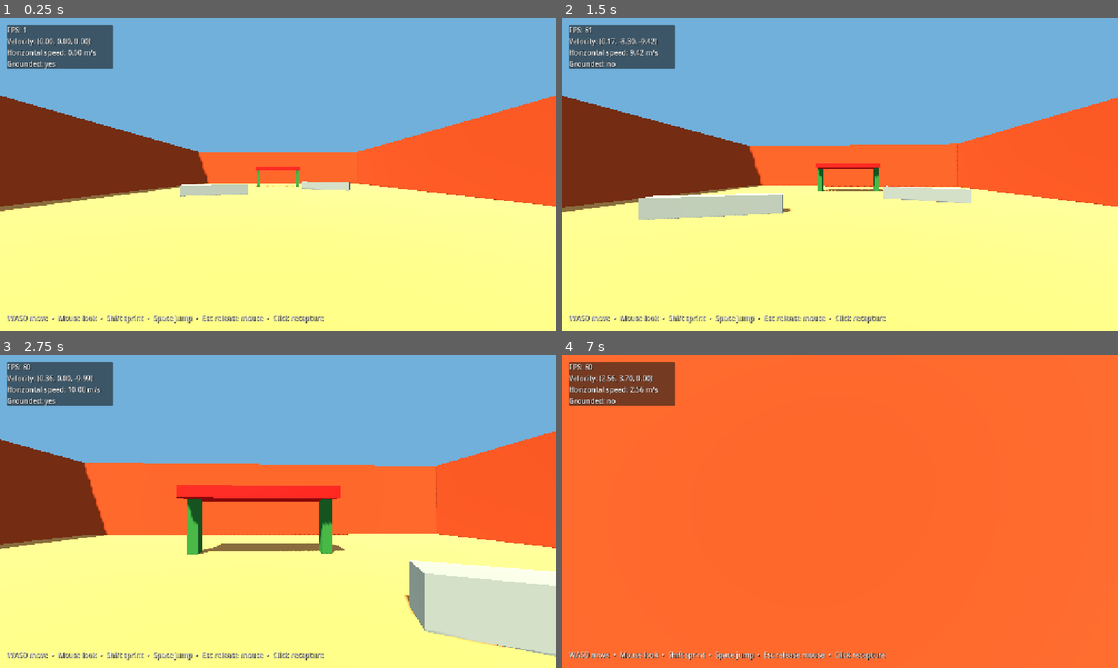
Above: before the commit, frames 1-4 (two rows, left to right).
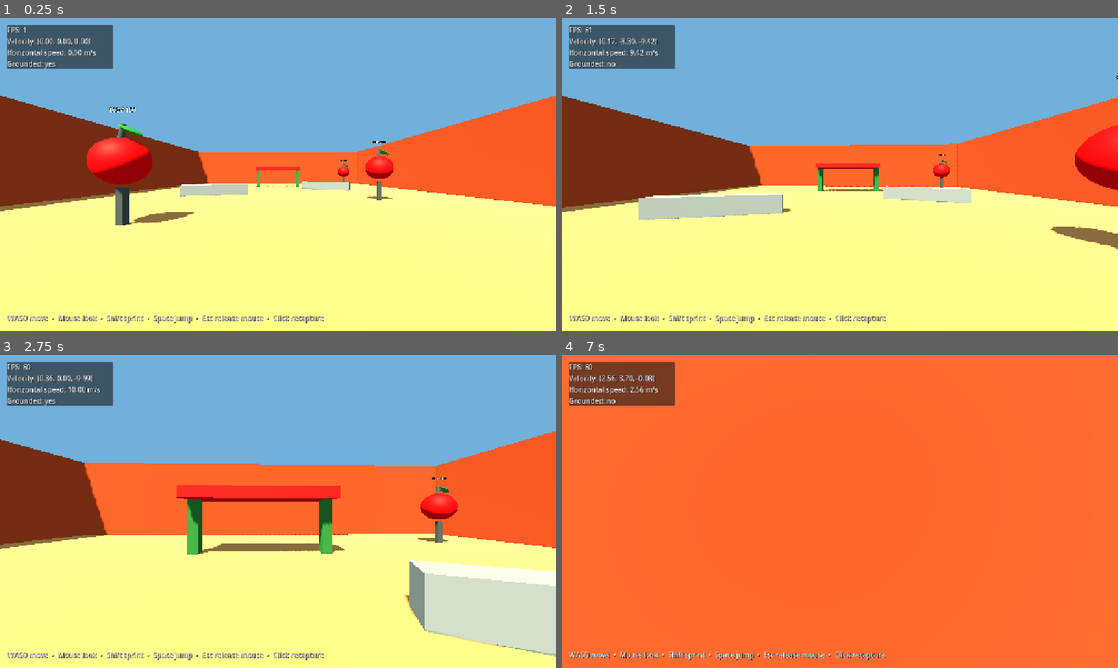
Above: after the commit, the same moments.

Repository: hjo3-cse40/apple-legends-
Game: Godot game, scene res://scenes/main/main.tscn
Same seed, same stepped clock (60 frames per second), same inputs: the game is played once before the commit and once after it.
Inputs (mouse positions are in pixels of both pictures, inside the frame that each line leads up to):
- Up to frame 1 (0.25 s): no input
- Up to frame 2 (1.5 s): tap Enter at 0.5 s; move the mouse to (867, 174) at 0.52 s; hold Shift (sprint) 0.53-1.28 s; hold W (move_forward) from 0.53 s (still down); click (867, 174) at 0.67 s; tap Space (jump) at 0.77 s; move the mouse to (812, 174) at 1.27 s; tap Shift (sprint) at 1.35 s
- Up to frame 3 (2.75 s): keep holding W (move_forward); tap Space (jump) at 1.52 s; move the mouse to (289, 505) at 2.02 s; hold Shift (sprint) from 2.03 s (still down)
- Up to frame 4 (7 s): move the mouse to (834, 517) at 2.77 s; release Shift (sprint) at 2.78 s; tap Shift (sprint) at 2.85, 4.35, 5.85 s; click (834, 517) at 2.92 s; tap Space (jump) at 3.02, 3.77, 4.52, 5.75, 6.02, 6.77 s; move the mouse to (878, 514) at 3.52 s; hold Shift (sprint) 3.53-4.28 s; move the mouse to (795, 508) at 4.27 s; move the mouse to (845, 511) at 5.02 s; hold Shift (sprint) 5.03-5.78 s; click (845, 511) at 5.17 s; move the mouse to (817, 505) at 5.77 s; release W (move_forward) at 5.78 s; hold D (move_right) 5.78-6.53 s; tap Enter at 6.5 s; move the mouse to (867, 511) at 6.52 s; hold W (move_forward) from 6.53 s (still down); hold Shift (sprint) from 6.53 s (still down)

The runs differ from the first frame. In frame 1, 2.6% of the frame differs, in the area x 15-71%, y 28-67%; in frame 2, 1.8%; in frame 3, 0.6%; in frame 4, less than 0.1%.

Commit message:
feat: add resetting apple practice targets

Diff:
--- a/scenes/levels/movement_lab.tscn
+++ b/scenes/levels/movement_lab.tscn
@@ -1,7 +1,8 @@
-[gd_scene load_steps=21 format=3]
+[gd_scene load_steps=22 format=3]
 
 [ext_resource type="PackedScene" path="res://scenes/player/player.tscn" id="1_player"]
 [ext_resource type="PackedScene" path="res://scenes/ui/debug_hud.tscn" id="2_hud"]
+[ext_resource type="PackedScene" path="res://scenes/targets/target_dummy.tscn" id="3_target"]
 
 [sub_resource type="Environment" id="Environment_range"]
 background_mode = 1
@@ -178,4 +179,15 @@
 [node name="Player" parent="." instance=ExtResource("1_player")]
 position = Vector3(0, 0.4, 13)
 
+[node name="Targets" type="Node3D" parent="."]
+
+[node name="NearTarget" parent="Targets" instance=ExtResource("3_target")]
+position = Vector3(-5, 0.2, 7)
+
+[node name="MidTarget" parent="Targets" instance=ExtResource("3_target")]
+position = Vector3(6.5, 0.2, 1)
+
+[node name="FarTarget" parent="Targets" instance=ExtResource("3_target")]
+position = Vector3(10, 0.2, -15.5)
+
 [node name="DebugHUD" parent="." instance=ExtResource("2_hud")]
--- /dev/null
+++ b/scenes/targets/target_dummy.gd
@@ -0,0 +1,89 @@
+class_name TargetDummy
+extends StaticBody3D
+
+signal health_changed(current_health: float, maximum_health: float)
+signal eliminated
+signal reset
+
+@export_range(1.0, 1000.0, 1.0) var maximum_health: float = 100.0
+@export_range(0.01, 1.0, 0.01) var damage_flash_seconds: float = 0.10
+@export_range(0.1, 10.0, 0.1) var reset_delay_seconds: float = 2.0
+
+var current_health: float = 100.0
+var is_active: bool = true
+
+@onready var _apple: MeshInstance3D = $Visuals/Apple
+@onready var _health_label: Label3D = $HealthLabel
+@onready var _flash_timer: Timer = $FlashTimer
+@onready var _reset_timer: Timer = $ResetTimer
+
+var _normal_material: Material
+
+
+func _ready() -> void:
+	_normal_material = _apple.material_override
+	_flash_timer.wait_time = damage_flash_seconds
+	_reset_timer.wait_time = reset_delay_seconds
+	_restore_target()
+
+
+func apply_damage(amount: float) -> bool:
+	if not is_active or not is_finite(amount) or amount <= 0.0:
+		return false
+
+	current_health = maxf(0.0, current_health - amount)
+	health_changed.emit(current_health, maximum_health)
+	_update_health_label()
+
+	if current_health <= 0.0:
+		_eliminate()
+	else:
+		_show_damage_flash()
+	return true
+
+
+func _show_damage_flash() -> void:
+	_apple.material_override = _make_material(Color(1.0, 0.92, 0.55), 1.7)
+	_flash_timer.start(damage_flash_seconds)
+
+
+func _eliminate() -> void:
+	is_active = false
+	_flash_timer.stop()
+	_apple.material_override = _make_material(Color(0.16, 0.17, 0.16), 0.0)
+	_health_label.text = "ELIMINATED\nRESETTING"
+	eliminated.emit()
+	_reset_timer.start(reset_delay_seconds)
+
+
+func _restore_target() -> void:
+	current_health = maximum_health
+	is_active = true
+	_apple.material_override = _normal_material
+	_update_health_label()
+	health_changed.emit(current_health, maximum_health)
+	reset.emit()
+
+
+func _update_health_label() -> void:
+	_health_label.text = "%d / %d" % [roundi(current_health), roundi(maximum_health)]
+
+
+func _make_material(color: Color, emission_energy: float) -> StandardMaterial3D:
+	var material := StandardMaterial3D.new()
+	material.albedo_color = color
+	material.roughness = 0.55
+	if emission_energy > 0.0:
+		material.emission_enabled = true
+		material.emission = color
+		material.emission_energy_multiplier = emission_energy
+	return material
+
+
+func _on_flash_timer_timeout() -> void:
+	if is_active:
+		_apple.material_override = _normal_material
+
+
+func _on_reset_timer_timeout() -> void:
+	_restore_target()
--- /dev/null
+++ b/scenes/targets/target_dummy.tscn
@@ -0,0 +1,90 @@
+[gd_scene load_steps=9 format=3]
+
+[ext_resource type="Script" path="res://scenes/targets/target_dummy.gd" id="1_target"]
+
+[sub_resource type="StandardMaterial3D" id="Material_apple"]
+albedo_color = Color(0.78, 0.055, 0.07, 1)
+roughness = 0.62
+
+[sub_resource type="StandardMaterial3D" id="Material_leaf"]
+albedo_color = Color(0.12, 0.46, 0.16, 1)
+roughness = 0.8
+
+[sub_resource type="StandardMaterial3D" id="Material_stand"]
+albedo_color = Color(0.24, 0.28, 0.27, 1)
+roughness = 0.9
+
+[sub_resource type="SphereMesh" id="Mesh_apple"]
+material = SubResource("Material_apple")
+radius = 0.82
+height = 1.5
+radial_segments = 20
+rings = 10
+
+[sub_resource type="BoxShape3D" id="Shape_target"]
+size = Vector3(1.7, 1.65, 0.65)
+
+[sub_resource type="CylinderMesh" id="Mesh_stem"]
+material = SubResource("Material_stand")
+top_radius = 0.08
+bottom_radius = 0.1
+height = 0.5
+radial_segments = 10
+
+[sub_resource type="SphereMesh" id="Mesh_leaf"]
+material = SubResource("Material_leaf")
+radius = 0.26
+height = 0.16
+radial_segments = 12
+rings = 6
+
+[sub_resource type="BoxMesh" id="Mesh_stand"]
+material = SubResource("Material_stand")
+size = Vector3(0.22, 1.2, 0.22)
+
+[node name="TargetDummy" type="StaticBody3D" groups=["damageable"]]
+script = ExtResource("1_target")
+
+[node name="CollisionShape3D" type="CollisionShape3D" parent="."]
+position = Vector3(0, 2.05, 0)
+shape = SubResource("Shape_target")
+
+[node name="Visuals" type="Node3D" parent="."]
+
+[node name="Stand" type="MeshInstance3D" parent="Visuals"]
+position = Vector3(0, 0.6, 0)
+mesh = SubResource("Mesh_stand")
+
+[node name="Apple" type="MeshInstance3D" parent="Visuals"]
+position = Vector3(0, 2.05, 0)
+material_override = SubResource("Material_apple")
+mesh = SubResource("Mesh_apple")
+
+[node name="Stem" type="MeshInstance3D" parent="Visuals"]
+position = Vector3(0, 3.0, 0)
+rotation_degrees = Vector3(0, 0, -12)
+mesh = SubResource("Mesh_stem")
+
+[node name="Leaf" type="MeshInstance3D" parent="Visuals"]
+position = Vector3(0.27, 3.04, 0)
+rotation_degrees = Vector3(0, 0, -25)
+scale = Vector3(1.45, 1, 1)
+mesh = SubResource("Mesh_leaf")
+
+[node name="HealthLabel" type="Label3D" parent="."]
+position = Vector3(0, 3.7, 0)
+billboard = 1
+text = "100 / 100"
+font_size = 40
+outline_size = 12
+modulate = Color(0.92, 1, 0.9, 1)
+no_depth_test = true
+
+[node name="FlashTimer" type="Timer" parent="."]
+one_shot = true
+
+[node name="ResetTimer" type="Timer" parent="."]
+one_shot = true
+
+[connection signal="timeout" from="FlashTimer" to="." method="_on_flash_timer_timeout"]
+[connection signal="timeout" from="ResetTimer" to="." method="_on_reset_timer_timeout"]
--- /dev/null
+++ b/tests/target_smoke.gd
@@ -0,0 +1,54 @@
+extends SceneTree
+
+var _failures: Array[String] = []
+
+
+func _init() -> void:
+	call_deferred(&"_run")
+
+
+func _run() -> void:
+	var target_scene := load("res://scenes/targets/target_dummy.tscn") as PackedScene
+	_check(target_scene != null, "target scene should load")
+	if target_scene == null:
+		_finish()
+		return
+
+	var target: Variant = target_scene.instantiate()
+	target.reset_delay_seconds = 0.1
+	root.add_child(target)
+	await process_frame
+
+	_check(target.is_in_group(&"damageable"), "target collider should be in the damageable group")
+	_check(target.current_health == 100.0, "target should begin at 100 health")
+	_check(target.is_active, "target should begin active")
+	_check(not target.apply_damage(0.0), "zero damage should be rejected")
+	_check(not target.apply_damage(-5.0), "negative damage should be rejected")
+	_check(target.apply_damage(25.0), "positive damage should be accepted")
+	_check(target.current_health == 75.0, "accepted damage should reduce health")
+	_check(target.apply_damage(100.0), "lethal damage should be accepted")
+	_check(target.current_health == 0.0, "lethal damage should clamp health to zero")
+	_check(not target.is_active, "lethal damage should deactivate the target")
+	_check(not target.apply_damage(1.0), "inactive target should reject damage")
+
+	await create_timer(0.2).timeout
+	_check(target.is_active, "target should reactivate when its reset timer expires")
+	_check(target.current_health == 100.0, "reset should restore full health")
+	_check(target.apply_damage(1.0), "reset target should accept damage again")
+
+	_finish()
+
+
+func _finish() -> void:
+	if _failures.is_empty():
+		print("PASS: target damage contract, health, elimination, and reset")
+		quit(0)
+	else:
+		for failure in _failures:
+			push_error("FAIL: " + failure)
+		quit(1)
+
+
+func _check(condition: bool, message: String) -> void:
+	if not condition:
+		_failures.append(message)
Not shown, added: scenes/targets/target_dummy.gd.uid
Not shown, added: tests/target_smoke.gd.uid
